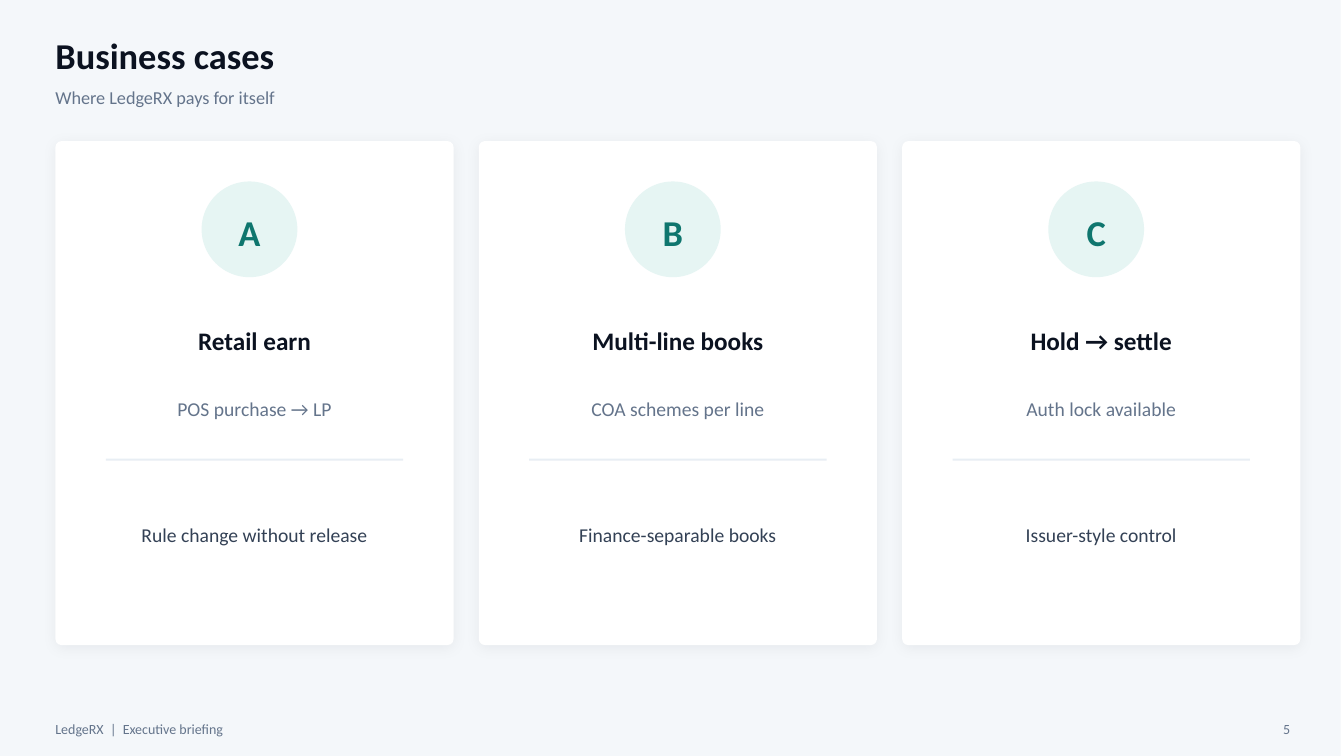
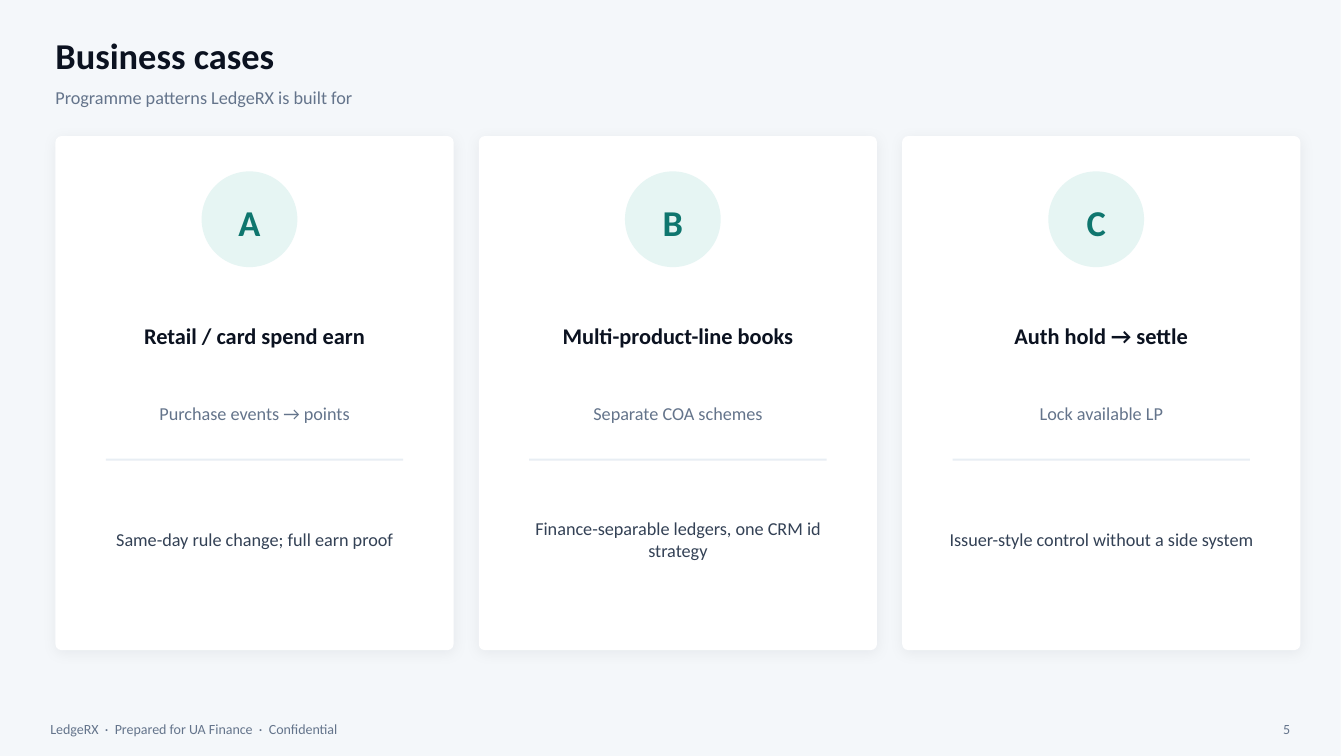
Before and after one commit to yky32/ledger-engine, a slide deck: slide 5 of docs/decks/LedgeRX-Product-Overview.pptx. Drawn at 1344x756 pixels with LibreOffice and Linux fonts; fonts in the diff are those of the drawing. Boxes give left, top, right and bottom in pixels: in the first picture for what was removed or moved away, otherwise in the second. Text is boxed around its words. In the diff, an @@ line names an element or a change of style, - is before the commit and + after.

Commit message:
docs: UA Finance CTO briefing — SDK-first + MSA landscape

```diff
--- a/docs/decks/LedgeRX-Product-Overview.pptx
+++ b/docs/decks/LedgeRX-Product-Overview.pptx
@@ text at <box>55,91,352,107</box>: text changed @@
-Where LedgeRX pays for itself
+Programme patterns LedgeRX is built for
@@ rounded rectangle: place and size @@
-rounded rectangle at <box>55,141,454,645</box>
+rounded rectangle at <box>55,136,454,650</box>
@@ rounded rectangle: place and size @@
-rounded rectangle at <box>479,141,877,645</box>
+rounded rectangle at <box>479,136,877,650</box>
@@ rounded rectangle: place and size @@
-rounded rectangle at <box>902,141,1301,645</box>
+rounded rectangle at <box>902,136,1301,650</box>
@@ 3 texts, 3 ellipses: place and size @@
-3 texts, 3 ellipses at <box>202,181,1144,277</box>
+3 texts, 3 ellipses at <box>202,171,1144,267</box>
@@ text at <box>144,328,365,348</box>: text changed; size 18 to 16 pt @@
-Retail earn
+Retail / card spend earn
@@ text at <box>563,328,793,348</box>: text changed; size 18 to 16 pt @@
-Multi-line books
+Multi-product-line books
@@ text at <box>1014,328,1187,344</box>: text changed; size 18 to 16 pt @@
-Hold → settle
+Auth hold → settle
@@ text at <box>159,407,350,423</box>: text changed; size 14 to 13 pt @@
-POS purchase → LP
+Purchase events → points
@@ text at <box>593,407,762,423</box>: text changed; size 14 to 13 pt @@
-COA schemes per line
+Separate COA schemes
@@ text at <box>1040,407,1163,420</box>: text changed; size 14 to 13 pt @@
-Auth lock available
+Lock available LP
@@ text at <box>116,533,393,549</box>: text changed; size 14 to 13 pt @@
-Rule change without release
+Same-day rule change; full earn proof
@@ text at <box>535,522,821,560</box>: text changed; size 14 to 13 pt @@
-Finance-separable books
+Finance-separable ledgers, one CRM id strategy
@@ text at <box>950,533,1253,549</box>: text changed; size 14 to 13 pt @@
-Issuer-style control
+Issuer-style control without a side system
@@ text at <box>50,724,338,737</box>: text changed @@
-LedgeRX | Executive briefing
+LedgeRX · Prepared for UA Finance · Confidential
```
Also in this commit, not shown: 3 other slides changed, 9 slides added, 10 slides removed, 1 other file.
